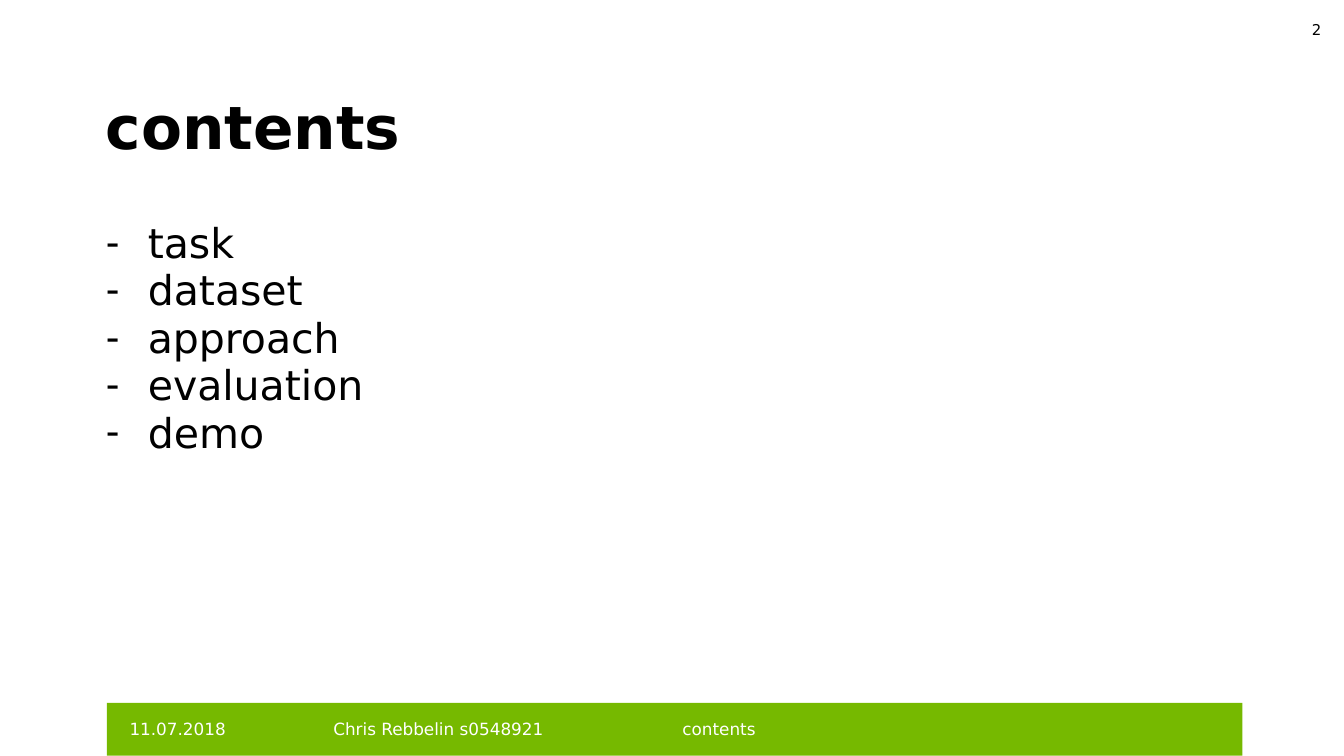
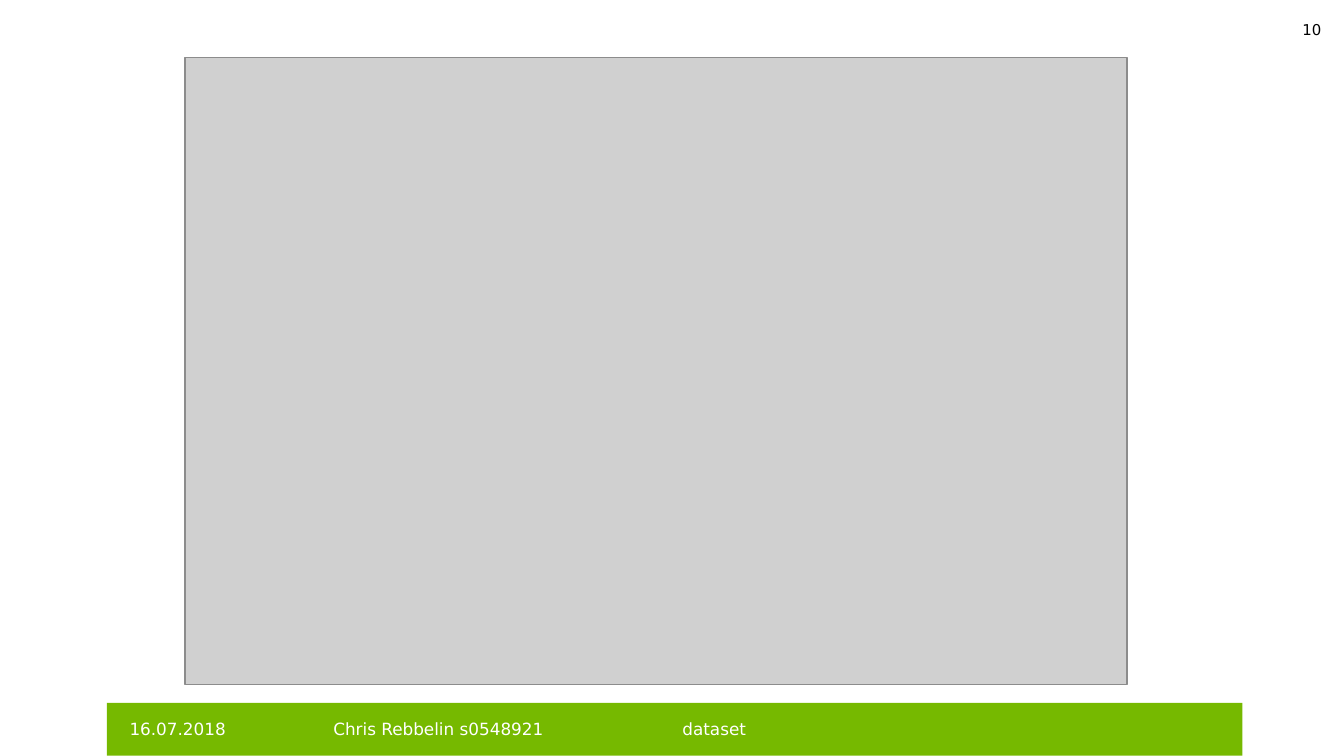
Before and after one commit to HeleleF/cnnProjUni, a slide deck: slide 10 of beleggg.pptx (slide 2 before the commit). Drawn at 1344x756 pixels with LibreOffice and Linux fonts; fonts in the diff are those of the drawing; grey boxes stand for pictures; background and template pictures are left out. Boxes give left, top, right and bottom in pixels: in the first picture for what was removed or moved away, otherwise in the second. Text is boxed around its words. In the diff, an @@ line names an element or a change of style, - is before the commit and + after.

```diff
--- a/beleggg.pptx
+++ b/beleggg.pptx
@@ page number at <box>1302,24,1321,36</box>: text changed @@
-2
+10
@@ picture added at <box>185,58,1128,685</box> @@
@@ title removed at <box>106,107,401,150</box> @@
-contents
@@ text removed at <box>148,226,364,449</box> @@
-– task
-– dataset
-– approach
-– evaluation
-– demo
@@ text at <box>130,722,226,736</box>: text changed @@
-11.07.2018
+16.07.2018
@@ text at <box>682,722,746,736</box>: text changed @@
-contents
+dataset
```
Also in this commit, not shown: 10 other slides changed, 11 slides added, 1 other file.
